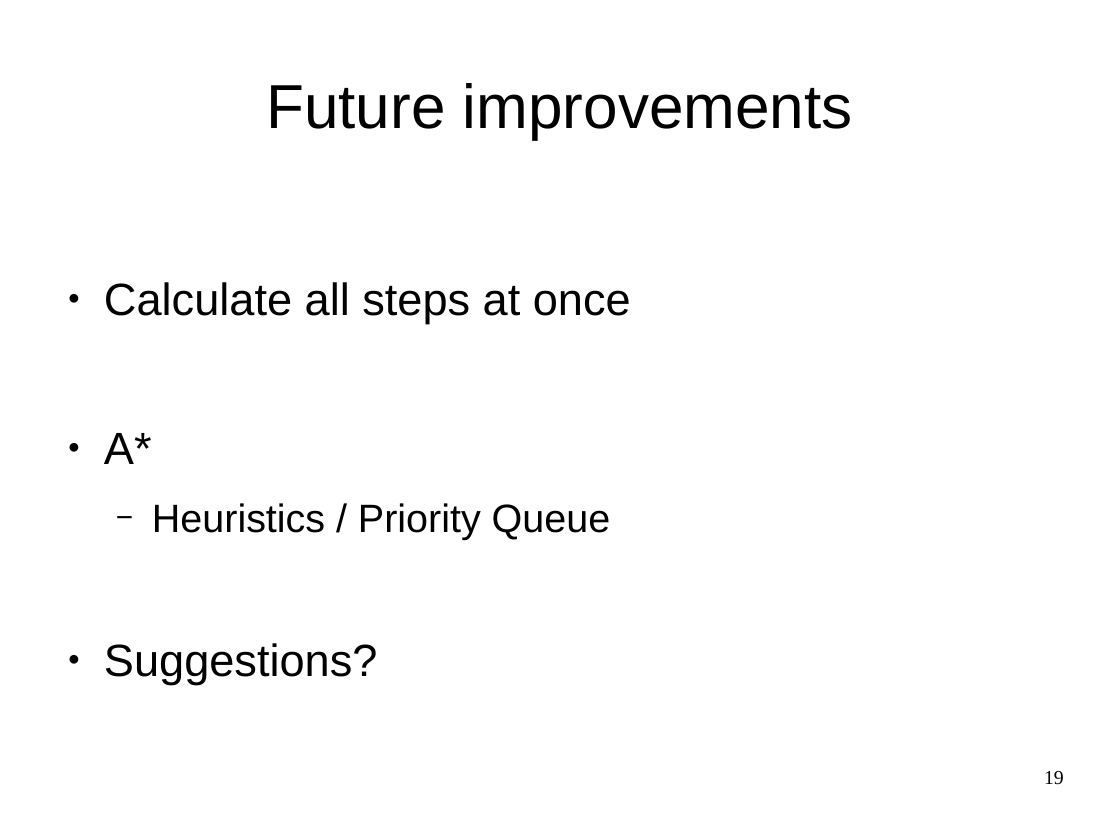
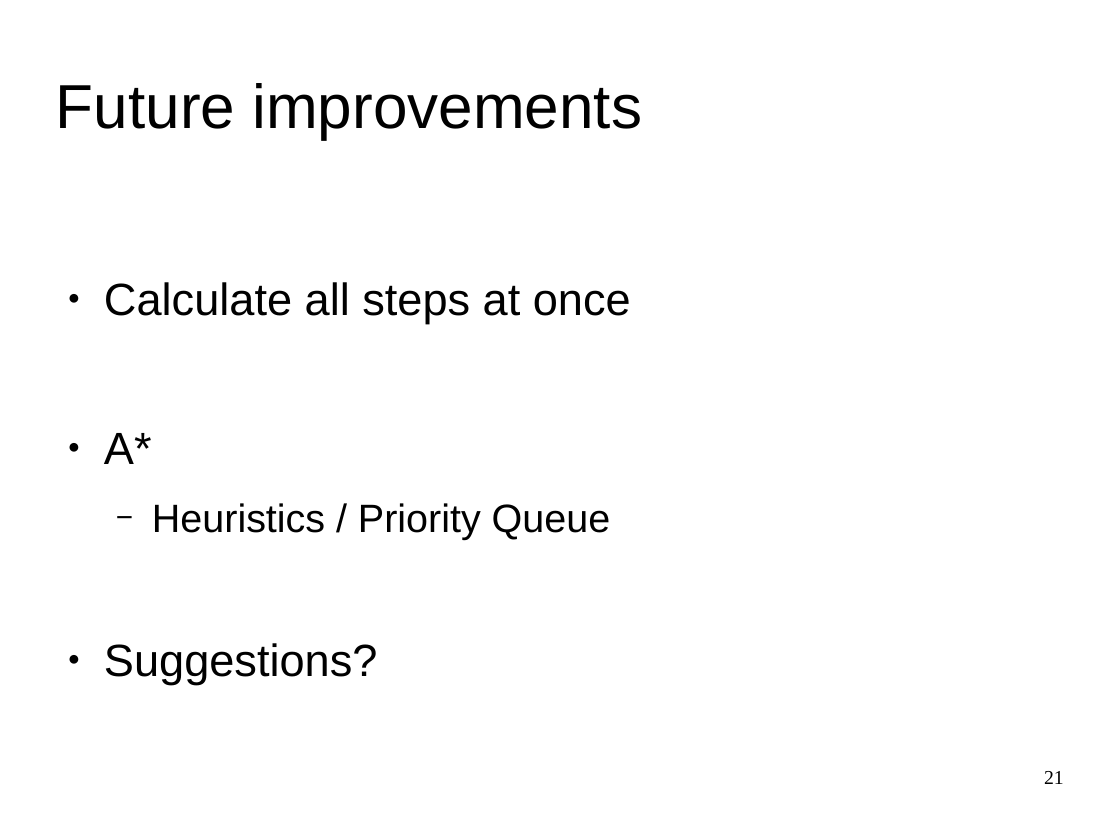
Before and after one commit to SjoerdvanderHeijden/Formule-i, a slide deck: slide 21 of PresRushHour3.odp (slide 19 before the commit). Drawn at 1120x840 pixels with LibreOffice and Linux fonts; fonts in the diff are those of the drawing. Boxes give left, top, right and bottom in pixels: in the first picture for what was removed or moved away, otherwise in the second. Text is boxed around its words. In the diff, an @@ line names an element or a change of style, - is before the commit and + after.

```diff
--- a/PresRushHour3.odp
+++ b/PresRushHour3.odp
@@ title "Future improvements" at (x1=56, y1=83, x2=642, y2=139): alignment centre to left @@
@@ page number at (x1=1044, y1=771, x2=1064, y2=784): text changed @@
-19
+21
```
Also in this commit, not shown: 6 other slides changed, 2 slides added, 1 other file.
